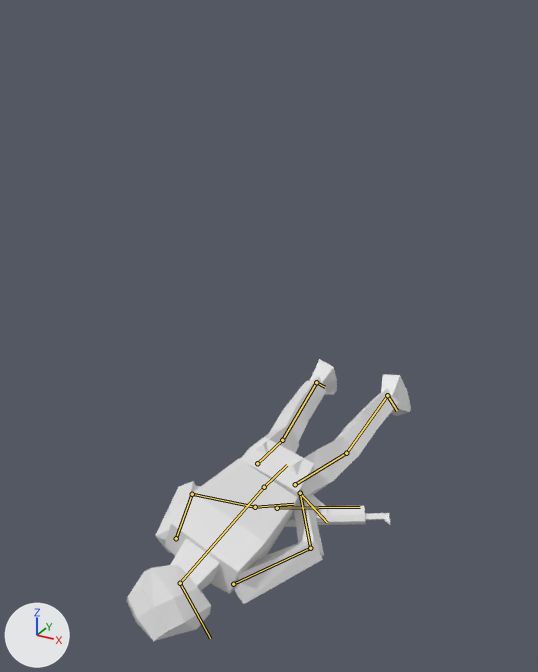
One commit to the Blender file Assets/Blends/character-human-base.blend: the scene before it, then after it.
Before and after are seen from a 50 mm lens placed at (1.18, -2.37, 1.86), pointed at (-0.05, -0.15, 0.75). The lights are fixed; the arrows at lower left show +X, +Y and +Z. Both versions are drawn at frame 0 of the action 'human die rifle'; the numbers are the values there. The bones that bend it are drawn over the model as lines.

Objects in the first picture: 'character-human-base', 'weapon-stand-in'.
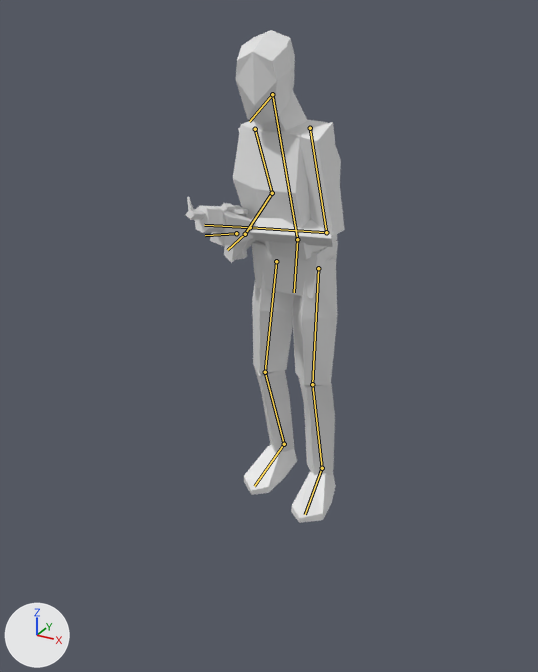
Boxes [x1, y1, x2, y2] around the edits, measured in the pictures (538 x 672 px):
'character-human-base', posed (52% narrower, 74% taller): before [127, 359, 411, 642]; after [210, 30, 345, 523]
'weapon-stand-in', posed: before [285, 506, 390, 527]; after [186, 197, 248, 260]
bone 'Hips', root to tip: before (264, 487) to (287, 465); after (297, 239) to (294, 292)
bone 'Chest', root to tip: before (264, 487) to (180, 583); after (297, 239) to (272, 94)
bone 'Head', root to tip: before (180, 583) to (210, 638); after (272, 94) to (249, 121)
bone 'Arm L', root to tip: before (233, 584) to (310, 548); after (310, 128) to (326, 232)
bone 'Arm R', root to tip: before (176, 538) to (192, 494); after (255, 129) to (272, 193)
bone 'Thigh L', root to tip: before (295, 484) to (346, 453); after (318, 268) to (312, 384)
bone 'Thigh R', root to tip: before (257, 463) to (282, 440); after (276, 261) to (265, 372)
bone 'Weapon', root to tip: before (277, 508) to (360, 507); after (236, 233) to (205, 235)

The edits, one by one:
Bone 'Hips' (bone_hips) moves from (0.0, 0.948, 0.144) to (0.0, 0.0, 0.0).
Bone 'Hips' (bone_hips) turns from (-92, -2, -15) to (0, 0, 0) degrees about its own x, y and z.
Bone 'Chest' (bone_chest) turns from (96, -1, -20) to (11, -18, 1) degrees about its own x, y and z.
Bone 'Head' (bone_head) turns from (83, 51, 9) to (18, 0, -7) degrees about its own x, y and z.
Bone 'Arm L' (bone_arm_l) moves from (-0.02, -0.01, 0.018) to (-0.03, -0.028, -0.001).
Bone 'Arm L' (bone_arm_l) turns from (64, 26, 36) to (-3, 6, 20) degrees about its own x, y and z.
Bone 'Arm R' (bone_arm_r) moves from (-0.009, -0.007, 0.03) to (0.007, -0.003, -0.005).
Bone 'Arm R' (bone_arm_r) turns from (82, 29, -21) to (0, 0, 0) degrees about its own x, y and z.
Bone 'Thigh L' (bone_thigh_l) turns from (-3, -14, 3) to (0, 0, 0) degrees about its own x, y and z.
Bone 'Thigh R' (bone_thigh_r) turns from (0, -2, 1) to (0, 0, 0) degrees about its own x, y and z.
Bone 'Foot CTRL L' (bone_foot_ctrl_l) moves from (0.075, -0.687, -0.24) to (0.11, -0.048, -0.019).
Bone 'Foot CTRL L' (bone_foot_ctrl_l) turns from (-113, 5, 10) to (0, -3, 7) degrees about its own x, y and z.
Bone 'Foot CTRL R' (bone_foot_ctrl_r) moves from (0.029, -0.657, -0.234) to (-0.09, -0.114, -0.027).
Bone 'Foot CTRL R' (bone_foot_ctrl_r) turns from (-122, -17, -8) to (-6, 3, -9) degrees about its own x, y and z.
Bone 'Weapon' (bone_weapon) moves from (0.009, -0.24, 1.199) to (-0.17, -0.262, 0.087).
Bone 'Weapon' (bone_weapon) turns from (119, 94, 3) to (-15, 10, -16) degrees about its own x, y and z.
